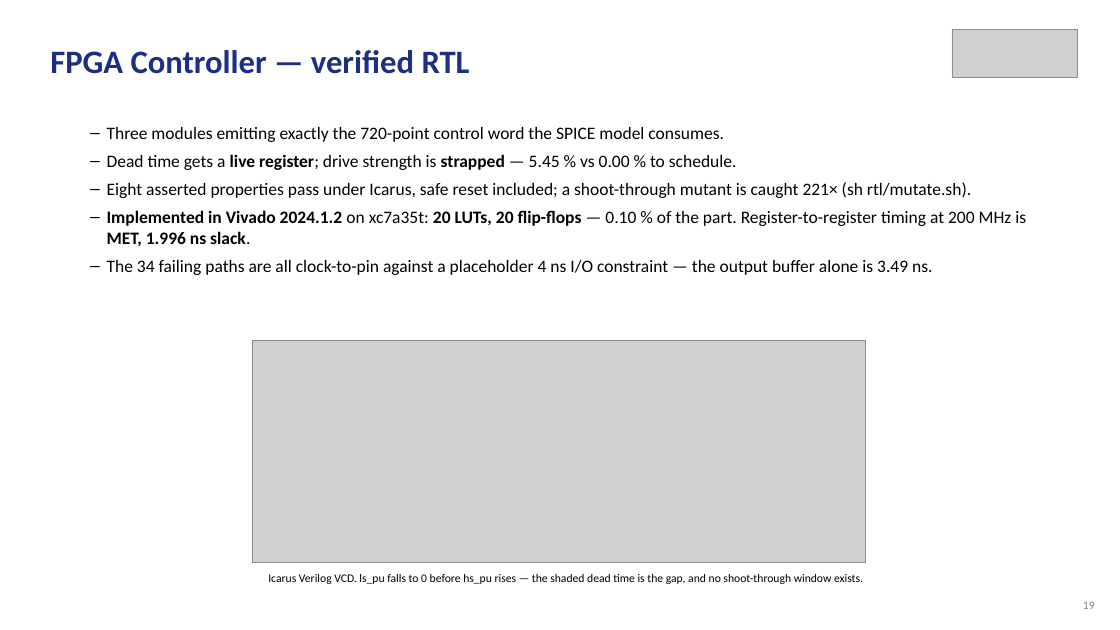
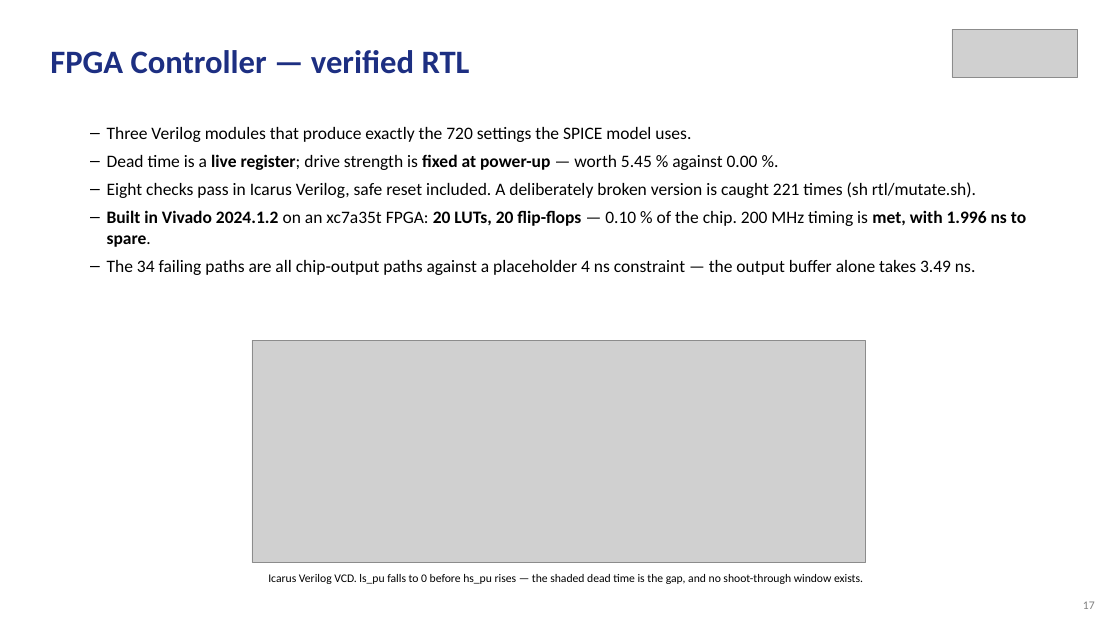
Before and after one commit to Amritha902/gan-driver, a slide deck: slide 17 of review/Review1_GaN_Segmented_Gate_Driver.pptx (slide 19 before the commit). Drawn at 1120x630 pixels with LibreOffice and Linux fonts; fonts in the diff are those of the drawing; grey boxes stand for pictures. Boxes give left, top, right and bottom in pixels: in the first picture for what was removed or moved away, otherwise in the second. Text is boxed around its words. In the diff, an @@ line names an element or a change of style, - is before the commit and + after.

```diff
--- a/review/Review1_GaN_Segmented_Gate_Driver.pptx
+++ b/review/Review1_GaN_Segmented_Gate_Driver.pptx
@@ text at box(107, 127, 1026, 275): text changed @@
-– Three modules emitting exactly the 720-point control word the SPICE model consumes.
-– Dead time gets a live register; drive strength is strapped — 5.45 % vs 0.00 % to schedule.
-– Eight asserted properties pass under Icarus, safe reset included; a shoot-through mutant is caught 221× (sh rtl/mutate.sh).
-– Implemented in Vivado 2024.1.2 on xc7a35t: 20 LUTs, 20 flip-flops — 0.10 % of the part. Register-to-register timing at 200 MHz is MET, 1.996 ns slack.
-– The 34 failing paths are all clock-to-pin against a placeholder 4 ns I/O constraint — the output buffer alone is 3.49 ns.
+– Three Verilog modules that produce exactly the 720 settings the SPICE model uses.
+– Dead time is a live register; drive strength is fixed at power-up — worth 5.45 % against 0.00 %.
+– Eight checks pass in Icarus Verilog, safe reset included. A deliberately broken version is caught 221 times (sh rtl/mutate.sh).
+– Built in Vivado 2024.1.2 on an xc7a35t FPGA: 20 LUTs, 20 flip-flops — 0.10 % of the chip. 200 MHz timing is met, with 1.996 ns to spare.
+– The 34 failing paths are all chip-output paths against a placeholder 4 ns constraint — the output buffer alone takes 3.49 ns.
@@ text at box(1083, 601, 1095, 609): text changed @@
-19
+17
```
Also in this commit, not shown: 18 other slides changed, 6 slides removed, 12 other files.
